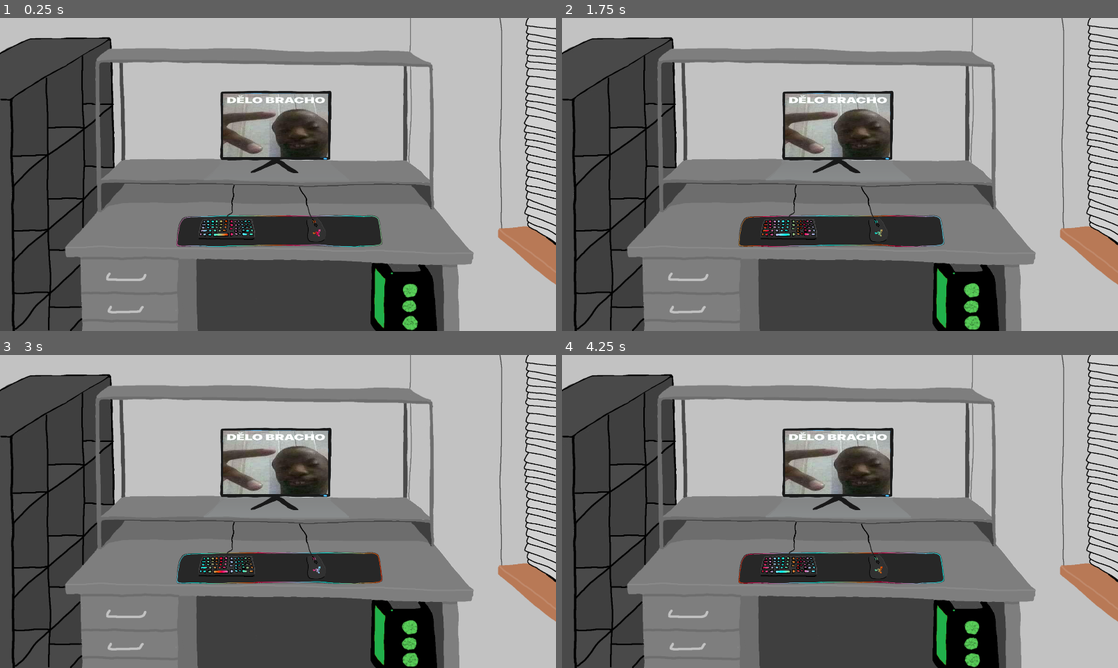
Above: before the commit, frames 1-4 (two rows, left to right).
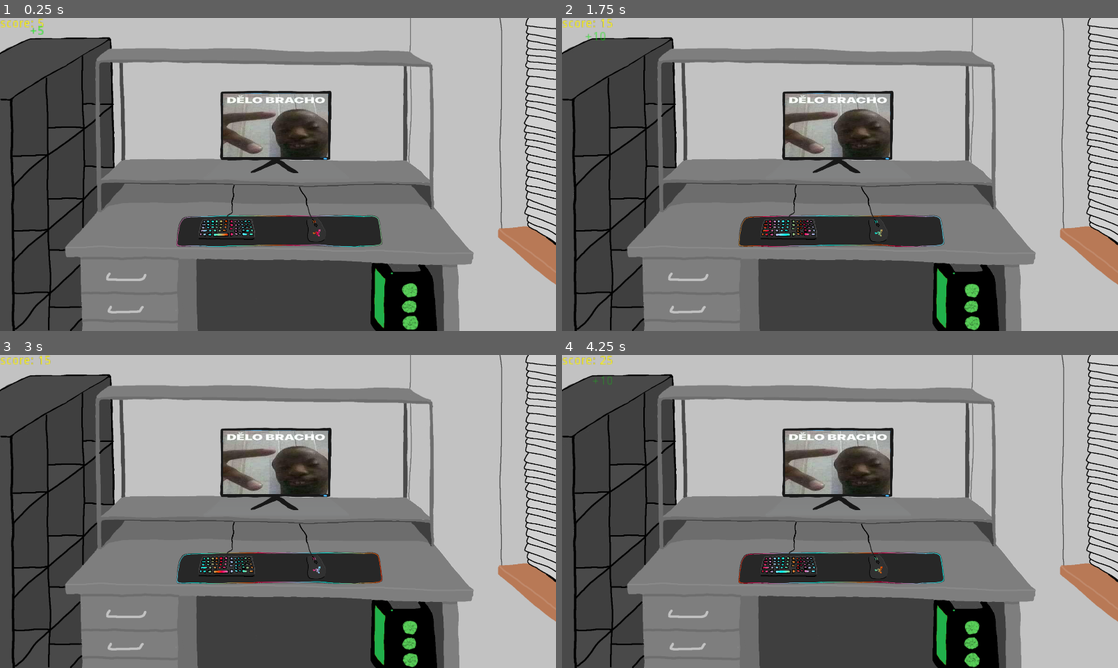
Above: after the commit, the same moments.

Repository: benesf418/Vilarbunger
Game: Godot game, scene res://game/game.tscn
Two runs of this game, one before a commit and one after it. Both use one fixed random seed, a clock stepped at 60 frames per second and the inputs below.
Inputs:
- Up to frame 1 (0.25 s): no input
- Up to frame 2 (1.75 s): tap Enter at 0.5 s; hold A from 1.28 s (still down)
- Up to frame 3 (3 s): release A at 2.03 s
- Up to frame 4 (4.25 s): hold A from 3.53 s (still down)

The runs differ from the first frame. In frame 1, 0.2% of the frame differs, in the area x 0-76%, y 0-100%; in frame 2, 0.3%; in frame 3, 0.2%; in frame 4, 0.2%.

Commit message:
fix score updater scene

Diff:
--- a/game/game.gd
+++ b/game/game.gd
@@ -12,5 +12,5 @@
 func _input(event):
 	if event is InputEventKey:
 		if event.scancode == KEY_A && !aPressed:
-			$Score.addScore(5)
+			$Score.addScore(10)
 			aPressed = true
--- a/game/game.tscn
+++ b/game/game.tscn
@@ -26,8 +26,6 @@
 [node name="Game" type="Node2D"]
 script = ExtResource( 1 )
 
-[node name="Score" parent="." instance=ExtResource( 2 )]
-
 [node name="Level" type="Node2D" parent="."]
 
 [node name="Room" type="Node2D" parent="Level"]
@@ -40,7 +38,7 @@
 position = Vector2( 1416.88, 996 )
 scale = Vector2( 1.53767, 1.4375 )
 frames = SubResource( 1 )
-frame = 1
+frame = 2
 playing = true
 
 [node name="Mousepad" type="Sprite" parent="Level/Room"]
@@ -68,9 +66,13 @@
 texture = ExtResource( 12 )
 
 [node name="Light2D" type="Light2D" parent="Level/Room/Monitor"]
-position = Vector2( -1.00001, 17 )
-scale = Vector2( 1.004, 1.08 )
+position = Vector2( -1.00136e-05, 15 )
+scale = Vector2( 1.004, 1.04 )
 texture = ExtResource( 14 )
 color = Color( 0.72549, 0.94902, 0.996078, 1 )
 energy = 0.2
 script = ExtResource( 13 )
+
+[node name="Score" parent="." instance=ExtResource( 2 )]
+modulate = Color( 1, 0.960784, 0, 1 )
+margin_right = 51.0
--- a/game/level/1_room/monitor_light.gd
+++ b/game/level/1_room/monitor_light.gd
@@ -1,7 +1,7 @@
 extends Light2D
 
-var energyMin = 0.2;
-var energyMax = 0.35;
+var energyMin = 0.15;
+var energyMax = 0.3;
 var sinOffset = 0;
 
 func _ready():
@@ -9,5 +9,5 @@
 	pass # Replace with function body.
 
 func _process(delta):
-	sinOffset += delta * rand_range(-2, 3);
+	sinOffset += rand_range(-0.005, 0.01);
 	energy = energyMin + abs(sin(sinOffset)*(energyMax - energyMin))
--- a/game/score/added_score.gd
+++ b/game/score/added_score.gd
@@ -1,23 +1,25 @@
-extends Label
+extends AnimationPlayer
 
 const ADD_SCORE_ANIMATION = 'addScore'
 
 var addedAmount : int = 0
 
 func _ready():
-	rect_size = get_parent().rect_size
+	$Label.rect_size = get_parent().rect_size
 	playAnimation()
 
 func setAddedAmount(amount : int) -> void:
 	addedAmount = amount
 	if addedAmount >= 0:
-		self_modulate = Color(0, 1, 0, 1)
+		$Label.text = '+'+str(amount)
+		$Label.self_modulate = Color(0, 1, 0, 1)
 	else:
-		self_modulate  = Color(1, 0, 0, 1)
+		$Label.text = str(amount)
+		$Label.self_modulate  = Color(1, 0, 0, 1)
 
 func playAnimation() -> void:
-	$AnimationPlayer.current_animation = ADD_SCORE_ANIMATION
-	$AnimationPlayer.play()
+	current_animation = ADD_SCORE_ANIMATION
+	play()
 
 func _on_AnimationPlayer_animation_finished(anim_name):
 	if anim_name == ADD_SCORE_ANIMATION:
--- a/game/score/added_score.tscn
+++ b/game/score/added_score.tscn
@@ -5,7 +5,7 @@
 [sub_resource type="Animation" id=1]
 length = 0.001
 tracks/0/type = "value"
-tracks/0/path = NodePath("AddedScore:rect_position")
+tracks/0/path = NodePath("Label:rect_position")
 tracks/0/interp = 1
 tracks/0/loop_wrap = true
 tracks/0/imported = false
@@ -17,7 +17,7 @@
 "values": [ Vector2( 0, 0 ) ]
 }
 tracks/1/type = "value"
-tracks/1/path = NodePath("AddedScore:visible")
+tracks/1/path = NodePath("Label:visible")
 tracks/1/interp = 1
 tracks/1/loop_wrap = true
 tracks/1/imported = false
@@ -25,11 +25,11 @@
 tracks/1/keys = {
 "times": PoolRealArray( 0 ),
 "transitions": PoolRealArray( 1 ),
-"update": 0,
-"values": [ true ]
+"update": 1,
+"values": [ false ]
 }
 tracks/2/type = "value"
-tracks/2/path = NodePath("AddedScore:modulate")
+tracks/2/path = NodePath("Label:modulate")
 tracks/2/interp = 1
 tracks/2/loop_wrap = true
 tracks/2/imported = false
@@ -44,53 +44,56 @@
 [sub_resource type="Animation" id=2]
 resource_name = "addScore"
 tracks/0/type = "value"
-tracks/0/path = NodePath("AddedScore:rect_position")
+tracks/0/path = NodePath("Label:rect_position")
 tracks/0/interp = 1
 tracks/0/loop_wrap = true
 tracks/0/imported = false
 tracks/0/enabled = true
 tracks/0/keys = {
-"times": PoolRealArray( 0, 0.7 ),
+"times": PoolRealArray( 0, 1 ),
 "transitions": PoolRealArray( 1, 1 ),
 "update": 0,
-"values": [ Vector2( 0, 0 ), Vector2( 0, 25 ) ]
+"values": [ Vector2( 0, 0 ), Vector2( 0, 100 ) ]
 }
 tracks/1/type = "value"
-tracks/1/path = NodePath("AddedScore:visible")
+tracks/1/path = NodePath("Label:visible")
 tracks/1/interp = 1
 tracks/1/loop_wrap = true
 tracks/1/imported = false
 tracks/1/enabled = true
 tracks/1/keys = {
-"times": PoolRealArray( 0, 0.7 ),
+"times": PoolRealArray( 0, 1 ),
 "transitions": PoolRealArray( 1, 1 ),
 "update": 1,
 "values": [ true, false ]
 }
 tracks/2/type = "value"
-tracks/2/path = NodePath("AddedScore:modulate")
+tracks/2/path = NodePath("Label:modulate")
 tracks/2/interp = 1
 tracks/2/loop_wrap = true
 tracks/2/imported = false
 tracks/2/enabled = true
 tracks/2/keys = {
-"times": PoolRealArray( 0, 0.4, 0.7 ),
-"transitions": PoolRealArray( 1, 1, 1 ),
+"times": PoolRealArray( 0, 1 ),
+"transitions": PoolRealArray( 1, 1 ),
 "update": 0,
-"values": [ Color( 1, 1, 1, 1 ), Color( 1, 1, 1, 1 ), Color( 1, 1, 1, 0 ) ]
+"values": [ Color( 1, 1, 1, 1 ), Color( 1, 1, 1, 0 ) ]
 }
 
-[node name="AddedScore" type="Label"]
+[node name="AddedScore" type="AnimationPlayer"]
+root_node = NodePath(".")
+anims/RESET = SubResource( 1 )
+anims/addScore = SubResource( 2 )
+script = ExtResource( 1 )
+
+[node name="Label" type="Label" parent="."]
+modulate = Color( 1, 1, 1, 0.3 )
 self_modulate = Color( 0, 1, 0, 1 )
+margin_top = 70.0
 margin_right = 51.0
-margin_bottom = 14.0
+margin_bottom = 84.0
+rect_scale = Vector2( 3, 3 )
 text = "+5"
 align = 2
-script = ExtResource( 1 )
 
-[node name="AnimationPlayer" type="AnimationPlayer" parent="."]
-root_node = NodePath("../..")
-anims/RESET = SubResource( 1 )
-anims/addScore = SubResource( 2 )
-
-[connection signal="animation_finished" from="AnimationPlayer" to="." method="_on_AnimationPlayer_animation_finished"]
+[connection signal="animation_finished" from="." to="." method="_on_AnimationPlayer_animation_finished"]
--- a/game/score/score.gd
+++ b/game/score/score.gd
@@ -11,7 +11,7 @@
 
 func addScore(amount : int):
 	score += amount
+	displayScore()
 	var addedScore = addedScoreScene.instance()
 	addedScore.setAddedAmount(amount)
 	add_child(addedScore);
-	displayScore()
